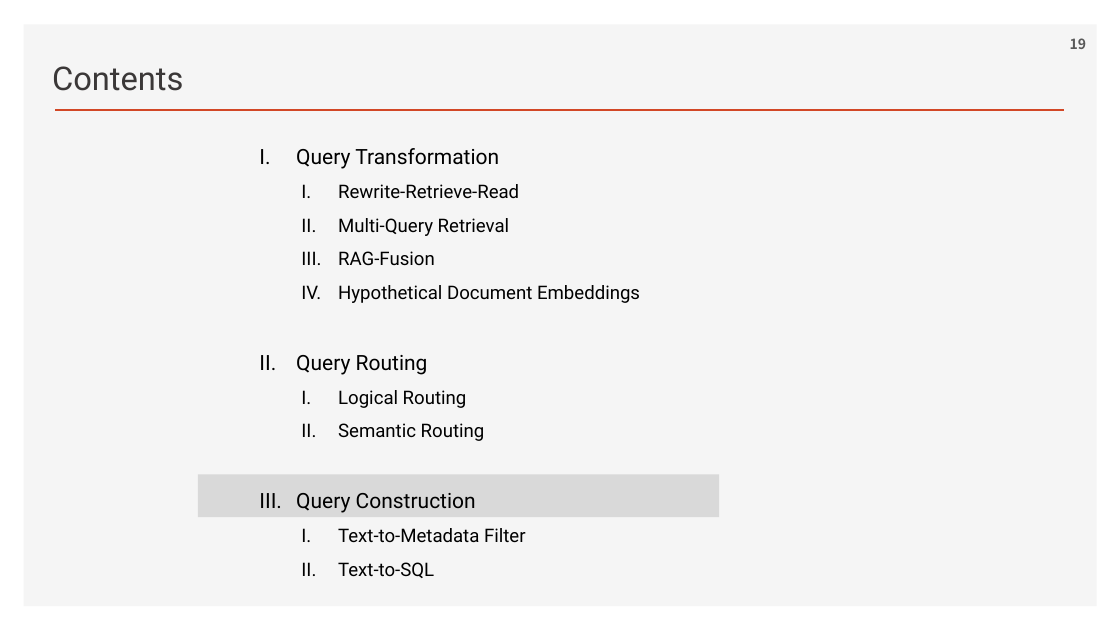
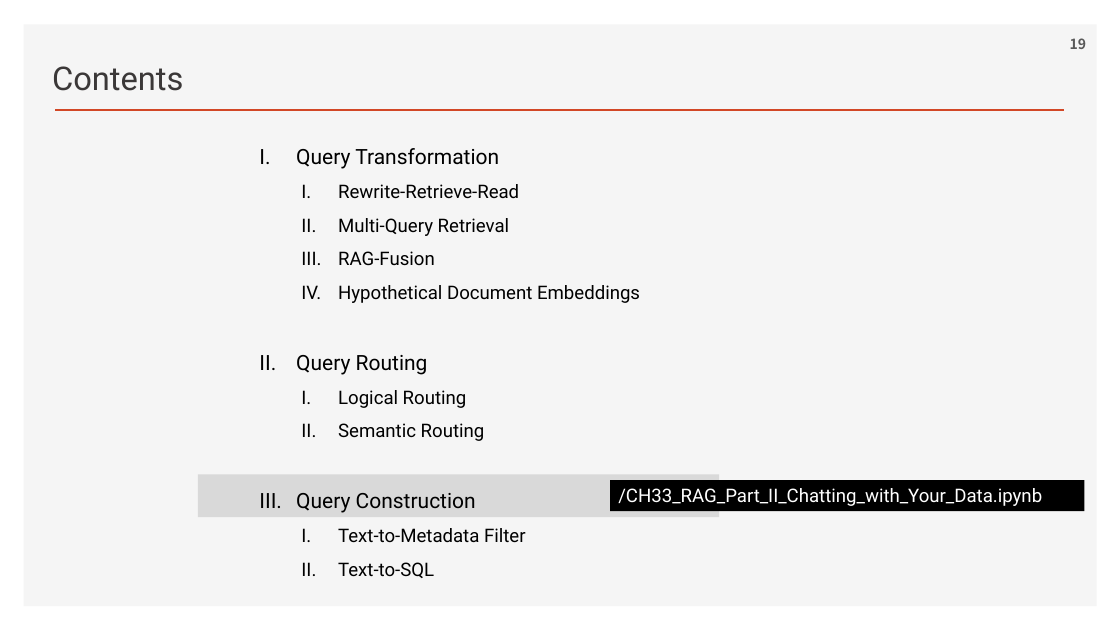
Before and after one commit to ancestor9/2026_Fall_Learning-Langchain-AI-Agent, a slide deck: slide 19 of ppts/CHAPTER 3 RAG Part II_Chatting with Your Data.pptx. Drawn at 1120x630 pixels with LibreOffice and Linux fonts; fonts in the diff are those of the drawing; background and template pictures are left out. Boxes give left, top, right and bottom in pixels: in the first picture for what was removed or moved away, otherwise in the second. Text is boxed around its words. In the diff, an @@ line names an element or a change of style, - is before the commit and + after.

```diff
--- a/ppts/CHAPTER 3 RAG Part II_Chatting with Your Data.pptx
+++ b/ppts/CHAPTER 3 RAG Part II_Chatting with Your Data.pptx
@@ rectangle added at (610, 481, 1085, 512), fill #000000, 16 pt, text #FFFFFF @@
+/CH33_RAG_Part_II_Chatting_with_Your_Data.ipynb
```
Also in this commit, not shown: 2 other slides changed.
